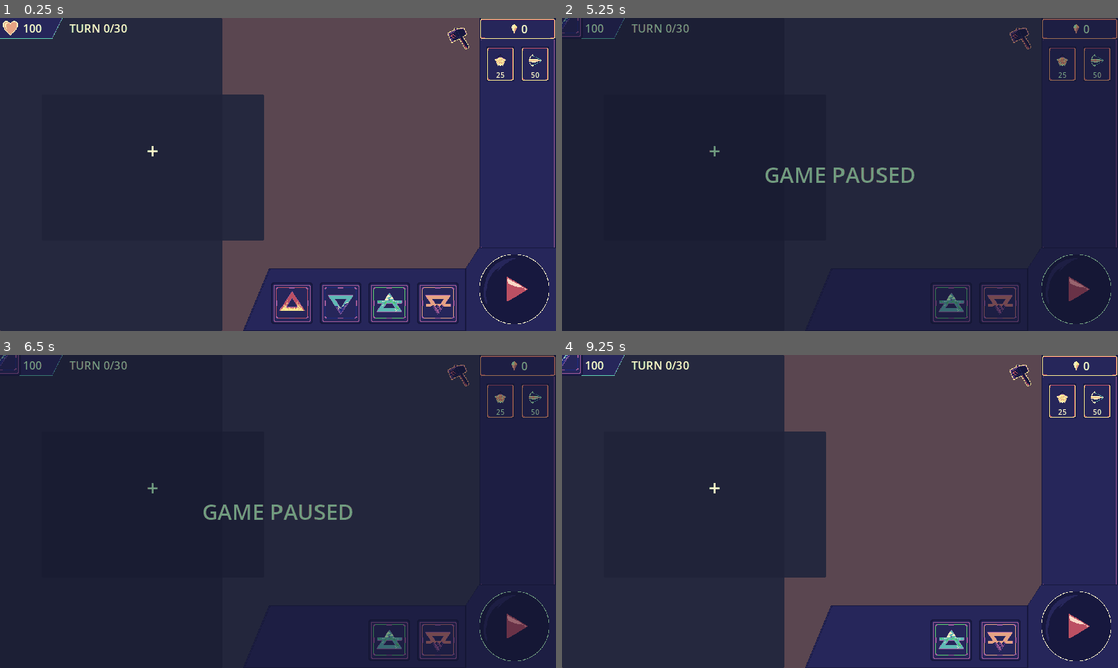
Above: before the commit, frames 1-4 (two rows, left to right).
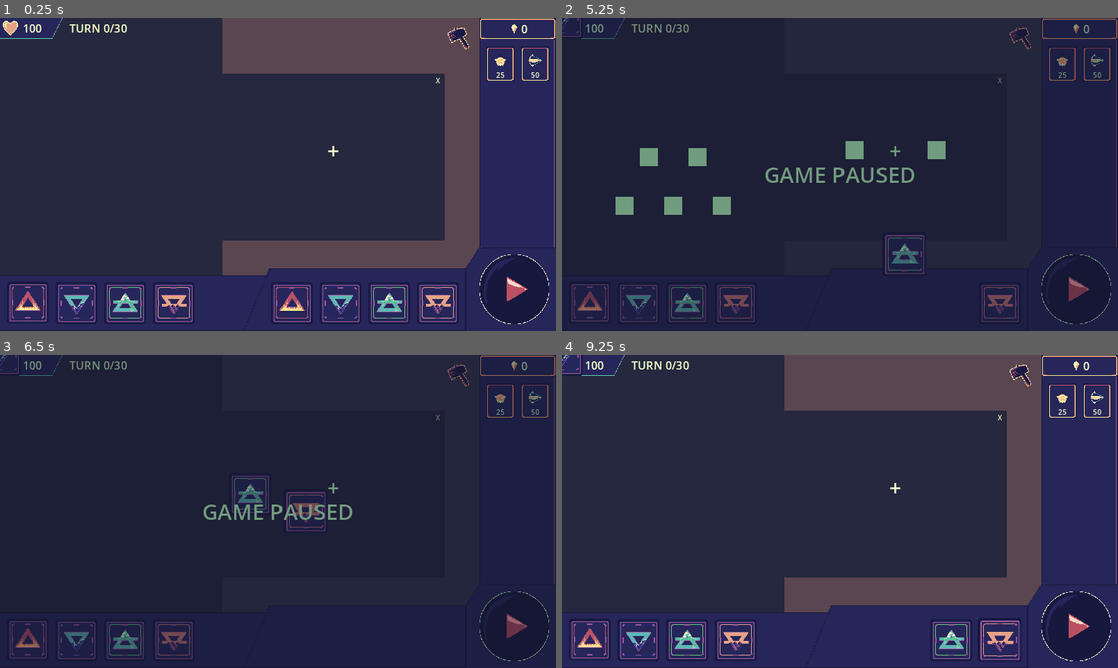
Above: after the commit, the same moments.

Repository: vega-star/lightkeepers
Game: Godot game, scene res://components/interface/interaction_test.tscn
The game is run twice, just before and just after one commit, with the same random seed, the same clock (stepped at 60 frames per second) and the same inputs. This scene is started directly instead of the project's main scene.
Inputs (mouse positions are in pixels of both pictures, inside the frame that each line leads up to):
- Up to frame 1 (0.25 s): no input
- Up to frame 2 (5.25 s): click (1001, 80) at 0.5 s, where only the run after the commit has a clickable "X"; click (1073, 290) at 1.25 s; click (573, 27) at 2 s; tap Enter at 2.75 s; drag from (1017, 39) to (851, 302) at 2.77 s; drag from (1062, 64) to (901, 302) at 3.52 s; move the mouse to (1095, 64) at 4.27 s; hold Right (move_right) 4.28-5 s; hold Right mouse button (alt) 4.28-5 s; click (1095, 64) at 4.55 s; tap Space (pause) at 5 s; drag from (951, 302) to (812, 155) at 5.02 s
- Up to frame 3 (6.5 s): drag from (439, 639) to (305, 511) at 5.77 s
- Up to frame 4 (9.25 s): drag from (673, 464) to (812, 439) at 6.52 s; tap Enter at 7.25, 8.75 s; move the mouse to (867, 511) at 7.27 s; hold Down (move_down) 7.28-8 s; hold Mouse wheel down (zoom_out) 7.28-8 s; click (867, 511) at 7.55 s; tap Escape (escape) at 7.9 s; tap Space (pause) at 8 s; drag from (756, 433) to (728, 527) at 8.02 s; drag from (812, 439) to (1001, 639) at 8.77 s

The runs differ from the first frame. In frame 1, 25% of the frame differs, in the area x 0-80%, y 17-100%; in frame 2, 3.0%; in frame 3, 2.1%; in frame 4, 26%, in the area x 0-83%, y 17-100%.
Error in both runs: Cannot call method 'add_child' on a null value. (res://components/entities/buildings/lamp.tscn::GDScript_yjc15:9)

Commit message:
Drag n drop improved + Element mixing started

Diff:
--- a/components/interface/event_fuse.gd
+++ b/components/interface/event_fuse.gd
@@ -9,3 +9,16 @@
 @onready var input_1 = $BottomEssences/Slot/Input1
 @onready var input_2 = $BottomEssences/Slot3/Input2
 @onready var output = $Slot3/Output
+
+const COMBINATIONS : Dictionary = {
+	"fire": {
+		"fire": "conflagration"
+	}
+}
+
+func _on_close_event_button_pressed():
+	print('close event pressed')
+	if enforced: return
+
+	visible = false
+	call_deferred("queue_free")
--- a/components/interface/interaction_test.tscn
+++ b/components/interface/interaction_test.tscn
@@ -1,7 +1,6 @@
-[gd_scene load_steps=6 format=3 uid="uid://c2i55ld4x0i83"]
+[gd_scene load_steps=5 format=3 uid="uid://c2i55ld4x0i83"]
 
 [ext_resource type="PackedScene" uid="uid://duxknnynvh60n" path="res://scenes/stage_camera.tscn" id="1_dikgl"]
-[ext_resource type="Script" path="res://components/interface/event.gd" id="1_y5v5p"]
 [ext_resource type="Script" path="res://components/interface/event_fuse.gd" id="2_k3mig"]
 [ext_resource type="PackedScene" uid="uid://cdkcd23fl4s0a" path="res://components/interface/slot.tscn" id="2_ulit7"]
 [ext_resource type="PackedScene" uid="uid://dabti1py4rn1a" path="res://components/interface/object.tscn" id="4_tnlqi"]
@@ -9,11 +8,6 @@
 [node name="CanvasLayer" type="CanvasLayer"]
 
 [node name="StageCamera" parent="." instance=ExtResource("1_dikgl")]
-
-[node name="Node" type="Control" parent="."]
-layout_mode = 3
-anchors_preset = 0
-script = ExtResource("1_y5v5p")
 
 [node name="Control" type="Control" parent="."]
 y_sort_enabled = true
@@ -23,6 +17,7 @@
 anchor_bottom = 1.0
 grow_horizontal = 2
 grow_vertical = 2
+mouse_filter = 1
 
 [node name="TowerMenuPanel" type="Panel" parent="Control"]
 layout_mode = 1
@@ -30,7 +25,7 @@
 anchor_bottom = 1.0
 offset_right = 512.0
 grow_vertical = 2
-mouse_filter = 2
+mouse_filter = 1
 
 [node name="TopEssences" type="HBoxContainer" parent="Control/TowerMenuPanel"]
 layout_mode = 1
@@ -40,9 +35,9 @@
 anchor_right = 0.5
 anchor_bottom = 1.0
 offset_left = -182.0
-offset_top = -208.0
+offset_top = -432.0
 offset_right = 182.0
-offset_bottom = -112.0
+offset_bottom = -336.0
 grow_horizontal = 2
 grow_vertical = 0
 theme_override_constants/separation = 16
@@ -70,9 +65,9 @@
 anchor_right = 0.5
 anchor_bottom = 1.0
 offset_left = -182.0
-offset_top = -112.0
+offset_top = -336.0
 offset_right = 182.0
-offset_bottom = -16.0
+offset_bottom = -240.0
 grow_horizontal = 2
 grow_vertical = 0
 theme_override_constants/separation = 16
@@ -109,11 +104,13 @@
 offset_top = 144.0
 offset_right = 624.0
 offset_bottom = 240.0
+mouse_filter = 2
 use_top_left = true
 
 [node name="Object" parent="Control/TowerMenuPanel/ObjectSlot" node_paths=PackedStringArray("container") instance=ExtResource("4_tnlqi")]
-position = Vector2(48, 48)
+position = Vector2(48, -80)
 container = NodePath("../../..")
+source_object = true
 
 [node name="SourceSlot" type="CenterContainer" parent="Control/TowerMenuPanel"]
 custom_minimum_size = Vector2(96, 96)
@@ -126,7 +123,7 @@
 
 [node name="SourceObject" parent="Control/TowerMenuPanel/SourceSlot" node_paths=PackedStringArray("container") instance=ExtResource("4_tnlqi")]
 modulate = Color(0.399929, 0.278811, 9.62615e-08, 1)
-position = Vector2(48, 48)
+position = Vector2(176, -208)
 container = NodePath("../../..")
 source_object = true
 
@@ -134,13 +131,25 @@
 layout_mode = 1
 anchors_preset = 9
 anchor_bottom = 1.0
-offset_left = 96.0
-offset_top = 176.0
-offset_right = 608.0
+offset_left = 512.0
+offset_top = 128.0
+offset_right = 1024.0
 offset_bottom = -208.0
 grow_vertical = 2
-mouse_filter = 2
+mouse_filter = 1
 script = ExtResource("2_k3mig")
+
+[node name="CloseEventButton" type="Button" parent="Control/FuseEvent"]
+layout_mode = 1
+anchors_preset = 1
+anchor_left = 1.0
+anchor_right = 1.0
+offset_left = -32.0
+offset_bottom = 32.0
+grow_horizontal = 0
+mouse_default_cursor_shape = 2
+text = "X"
+flat = true
 
 [node name="BottomEssences" type="HBoxContainer" parent="Control/FuseEvent"]
 layout_mode = 1
@@ -199,3 +208,5 @@
 [node name="Output" parent="Control/FuseEvent/Slot3" instance=ExtResource("2_ulit7")]
 position = Vector2(48, 48)
 is_output = true
+
+[connection signal="pressed" from="Control/FuseEvent/CloseEventButton" to="Control/FuseEvent" method="_on_close_event_button_pressed"]
--- a/components/interface/object.gd
+++ b/components/interface/object.gd
@@ -1,15 +1,22 @@
 class_name DraggableObject extends Node2D
 
+signal object_dragged
 signal object_picked
 signal source_quantity_change(previous_quantity : int, change : int)
 
 const HC_OFFSET = Vector2(64, 64)
+
+@export_flags(
+	'ELEMENT:1',
+	'ESSENCE:2'
+) var object_type : int = 0
 
 @export var container : Node
 @export var home_container : Container ## Return to this node position if something goes wrong or the screen which it was positioned gets closed
 @export var source_object : bool = false ## Instead of moving the object, creates another one
 
 @onready var object_collision = $ObjectCollision
+@onready var object_collision_area = $ObjectCollision/ObjectCollisionArea
 
 var offset : Vector2
 var initial_position : Vector2
@@ -28,8 +35,7 @@
 var dropable_occupied : bool = false
 
 func _ready():
-	# object = self
-	pass
+	if !home_container: if owner is Container: home_container = owner
 
 func _process(delta):
 	if draggable:
@@ -61,7 +67,9 @@
 			object.initial_position = object.global_position
 			offset = get_global_mouse_position() - global_position
 
-		if Input.is_action_just_pressed('alt'): _return_pos(true)
+		if Input.is_action_just_pressed('alt'):
+			UI.is_dragging = false
+			_return_pos(true)
 
 		if Input.is_action_pressed('click'): # Drag
 			object.global_position = get_global_mouse_position() - offset
@@ -96,7 +104,9 @@
 			else:
 				_return_pos()
 
-			draggable = false
+			# object_collision_area.set_disabled(true)
+			# object_collision_area.set_disabled(false)
+			# draggable = false
 
 func _return_pos(return_to_home : bool = false):
 	var tween = get_tree().create_tween()
@@ -119,15 +129,18 @@
 		is_inside_dropable = false
 
 func _on_object_collision_mouse_entered():
-	if !UI.is_dragging:
-		draggable = true
-		scale = Vector2(1.05, 1.05)
-	else: print('MOUSE DETECTED BUT DRAGGING IS DISABLED BY UI')
+	if !UI.is_dragging: _set_draggable(true)
+func _on_object_collision_mouse_exited():
+	if !UI.is_dragging: _set_draggable(false)
 
-func _on_object_collision_mouse_exited():
-	if !UI.is_dragging:
-		draggable = false
-		scale = Vector2(1, 1)
+func _set_draggable(drag : bool) -> void:
+	print('SET DRAG TO %s' % str(drag))
+	draggable = drag
+	match drag:
+		true:
+			scale = Vector2(1.05, 1.05)
+		false:
+			scale = Vector2(1, 1)
 
 func _on_source_quantity_change(previous_quantity, change):
 	source_quantity += change
--- a/components/interface/object.tscn
+++ b/components/interface/object.tscn
@@ -9,8 +9,7 @@
 script = ExtResource("1_u5ai6")
 
 [node name="ObjectCollision" type="Area2D" parent="."]
-z_index = 25
-y_sort_enabled = true
+z_index = 5
 collision_layer = 129
 collision_mask = 129
 
@@ -22,3 +21,4 @@
 [connection signal="body_exited" from="ObjectCollision" to="." method="_on_object_collision_body_exited"]
 [connection signal="mouse_entered" from="ObjectCollision" to="." method="_on_object_collision_mouse_entered"]
 [connection signal="mouse_exited" from="ObjectCollision" to="." method="_on_object_collision_mouse_exited"]
+[connection signal="mouse_shape_entered" from="ObjectCollision" to="." method="_on_object_collision_mouse_shape_entered"]
--- a/components/interface/slot.gd
+++ b/components/interface/slot.gd
@@ -6,7 +6,7 @@
 const DEFAULT_SLOT_SIZE : Vector2 = Vector2(48, 48)
 const SHAPE_RADIUS : float = 48
 
-@export_enum('PRIMARY:0', 'ESSENCE:1') var slot_type : int
+@export_enum('GENERIC:0','ELEMENT:1', 'ESSENCE:2') var slot_type : int = 0
 @export var is_output : bool = false
 
 @onready var color_rect = $ColorRect
@@ -31,7 +31,10 @@
 	color_rect.set_visible(drag_status)
 
 func request_insert(object) -> bool:
-	if is_output: return false
+	if is_output or !visible: return false
+
+	var object_type : int = object.object_type
+	print(object_type)
 
 	if available:
 		object_in_slot = object
@@ -57,3 +60,8 @@
 
 	if is_hovering: modulate = Color(1.2, 1.2, 1.2)
 	else: modulate = Color.WHITE
+
+func _on_visibility_changed():
+	var visibility : bool = is_visible_in_tree()
+	if object_in_slot and !visibility:
+		object_in_slot._return_pos()
--- a/components/interface/slot.tscn
+++ b/components/interface/slot.tscn
@@ -6,8 +6,9 @@
 radius = 48.0
 
 [node name="Slot" type="StaticBody2D" groups=["dropable"]]
-collision_layer = 128
-collision_mask = 128
+collision_layer = 129
+collision_mask = 129
+collision_priority = 2.0
 input_pickable = true
 script = ExtResource("1_8j22q")
 
@@ -22,3 +23,5 @@
 offset_top = -21.0
 offset_right = 21.0
 offset_bottom = 21.0
+
+[connection signal="visibility_changed" from="." to="." method="_on_visibility_changed"]
--- a/scenes/ui/ui_hud.tscn
+++ b/scenes/ui/ui_hud.tscn
@@ -71,7 +71,7 @@
 anchor_bottom = 1.0
 grow_horizontal = 2
 grow_vertical = 2
-mouse_filter = 2
+mouse_filter = 1
 theme = ExtResource("2_x8juj")
 
 [node name="ObjectContainer" type="Control" parent="Screen"]
@@ -237,21 +237,113 @@
 grow_vertical = 0
 mouse_filter = 2
 
-[node name="RunesPatch" type="NinePatchRect" parent="Screen/Controls"]
-layout_mode = 1
-anchors_preset = 15
-anchor_right = 1.0
-anchor_bottom = 1.0
-offset_left = 32.0
-offset_top = 48.0
-offset_right = -208.0
-grow_horizontal = 2
-grow_vertical = 2
+[node name="Essences Patch" type="NinePatchRect" parent="Screen/Controls"]
+layout_mode = 1
+anchors_preset = -1
+anchor_left = -0.702
+anchor_top = 1.0
+anchor_right = 1.0
+anchor_bottom = 1.0
+offset_left = -80.096
+offset_top = -128.0
+grow_horizontal = 2
+grow_vertical = 0
 texture = ExtResource("4_m44u3")
 region_rect = Rect2(0, 0, 160, 120)
 patch_margin_left = 63
 patch_margin_right = 1
 
+[node name="ScrollContainer" type="ScrollContainer" parent="Screen/Controls/Essences Patch"]
+clip_contents = false
+layout_mode = 1
+anchors_preset = 15
+anchor_right = 1.0
+anchor_bottom = 1.0
+offset_left = 80.0
+offset_right = -656.0
+grow_horizontal = 2
+grow_vertical = 2
+
+[node name="RuneSlots" type="HBoxContainer" parent="Screen/Controls/Essences Patch/ScrollContainer"]
+layout_mode = 2
+size_flags_horizontal = 3
+size_flags_vertical = 6
+theme_override_constants/separation = 16
+
+[node name="ReferenceRect" type="ReferenceRect" parent="Screen/Controls/Essences Patch/ScrollContainer/RuneSlots"]
+layout_mode = 2
+
+[node name="EssenceSlot" type="CenterContainer" parent="Screen/Controls/Essences Patch/ScrollContainer/RuneSlots"]
+custom_minimum_size = Vector2(96, 96)
+layout_mode = 2
+
+[node name="FireObject" parent="Screen/Controls/Essences Patch/ScrollContainer/RuneSlots/EssenceSlot" node_paths=PackedStringArray("container") instance=ExtResource("15_2n03c")]
+z_index = 25
+z_as_relative = false
+position = Vector2(48, 47)
+container = NodePath("../../../../../../ObjectContainer")
+
+[node name="FireSprite" type="Sprite2D" parent="Screen/Controls/Essences Patch/ScrollContainer/RuneSlots/EssenceSlot/FireObject"]
+position = Vector2(-1.3113e-05, -1.3113e-05)
+scale = Vector2(0.857143, 0.857143)
+texture = ExtResource("5_m8ogq")
+
+[node name="WaterContainer" type="CenterContainer" parent="Screen/Controls/Essences Patch/ScrollContainer/RuneSlots"]
+custom_minimum_size = Vector2(96, 96)
+layout_mode = 2
+
+[node name="WaterObject" parent="Screen/Controls/Essences Patch/ScrollContainer/RuneSlots/WaterContainer" node_paths=PackedStringArray("container") instance=ExtResource("15_2n03c")]
+z_index = 25
+z_as_relative = false
+position = Vector2(48, 48)
+container = NodePath("../../../../../../ObjectContainer")
+
+[node name="WaterSprite" type="Sprite2D" parent="Screen/Controls/Essences Patch/ScrollContainer/RuneSlots/WaterContainer/WaterObject"]
+position = Vector2(-1.3113e-05, -1.3113e-05)
+scale = Vector2(0.857143, 0.857143)
+texture = ExtResource("7_k6cer")
+
+[node name="AirContainer" type="CenterContainer" parent="Screen/Controls/Essences Patch/ScrollContainer/RuneSlots"]
+custom_minimum_size = Vector2(96, 96)
+layout_mode = 2
+
+[node name="AirObject" parent="Screen/Controls/Essences Patch/ScrollContainer/RuneSlots/AirContainer" node_paths=PackedStringArray("container") instance=ExtResource("15_2n03c")]
+position = Vector2(48, 48)
+container = NodePath("../../../../../../ObjectContainer")
+
+[node name="AirSprite" type="Sprite2D" parent="Screen/Controls/Essences Patch/ScrollContainer/RuneSlots/AirContainer/AirObject"]
+position = Vector2(-1.3113e-05, -1.3113e-05)
+scale = Vector2(0.857143, 0.857143)
+texture = ExtResource("14_peyws")
+
+[node name="EarthContainer" type="CenterContainer" parent="Screen/Controls/Essences Patch/ScrollContainer/RuneSlots"]
+custom_minimum_size = Vector2(96, 96)
+layout_mode = 2
+
+[node name="EarthObject" parent="Screen/Controls/Essences Patch/ScrollContainer/RuneSlots/EarthContainer" node_paths=PackedStringArray("container") instance=ExtResource("15_2n03c")]
+position = Vector2(48, 48)
+container = NodePath("../../../../../../ObjectContainer")
+
+[node name="EarthSprite" type="Sprite2D" parent="Screen/Controls/Essences Patch/ScrollContainer/RuneSlots/EarthContainer/EarthObject"]
+position = Vector2(-1.3113e-05, -1.3113e-05)
+scale = Vector2(0.857143, 0.857143)
+texture = ExtResource("15_y78br")
+
+[node name="RunesPatch" type="NinePatchRect" parent="Screen/Controls"]
+layout_mode = 1
+anchors_preset = 15
+anchor_right = 1.0
+anchor_bottom = 1.0
+offset_left = 32.0
+offset_top = 48.0
+offset_right = -208.0
+grow_horizontal = 2
+grow_vertical = 2
+texture = ExtResource("4_m44u3")
+region_rect = Rect2(0, 0, 160, 120)
+patch_margin_left = 63
+patch_margin_right = 1
+
 [node name="RuneSlots" type="HBoxContainer" parent="Screen/Controls"]
 layout_mode = 2
 anchor_left = 1.0
@@ -261,9 +353,8 @@
 offset_left = -688.0
 offset_top = -128.0
 offset_right = -224.0
-offset_bottom = -16.0
-grow_horizontal = 0
-grow_vertical = 0
+grow_horizontal = 2
+grow_vertical = 2
 theme_override_constants/separation = 16
 alignment = 1
 
--- a/scenes/ui/ui_pause_layer.tscn
+++ b/scenes/ui/ui_pause_layer.tscn
@@ -31,4 +31,5 @@
 anchor_bottom = 1.0
 grow_horizontal = 2
 grow_vertical = 2
+mouse_filter = 2
 color = Color(0.0117647, 0.0117647, 0.0117647, 0.486275)
--- a/scripts/ui/ui.gd
+++ b/scripts/ui/ui.gd
@@ -19,4 +19,4 @@
 func update_life(life : int): life_label.set_text(str(life))
 
 func _on_screen_mouse_exited():
-	print('mouse exited the ui')
+	pass
